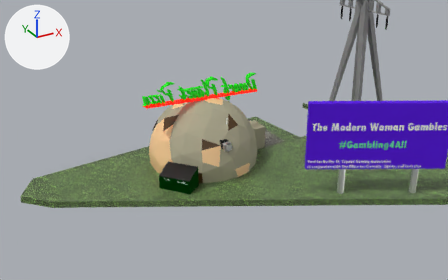
A saved change to the glTF model Gangsta Wizards/Main/BUILDINGS/Assembly/A-2/Planet Pizza.glb.
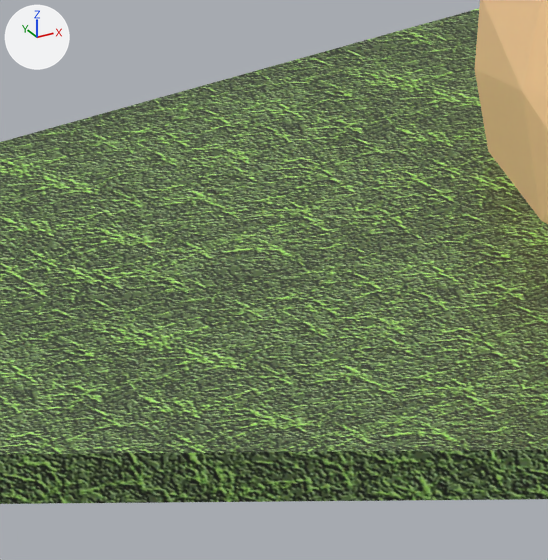
Each version appears first from a 50 mm lens placed at (-29.31, -52.05, 26.08), pointed at (-5.71, -9.13, 4.62), and next in a close-up on the part from 20% to 35% of the width and 52% to 77% of the height. Lighting does not change. The marker at upper left points along +X, +Y and +Z. The last two pictures show the newer version. Objects named as collision shapes, trigger or cutter boxes, shadow casters or lower levels of detail are left out. Where no turn or scale is listed for an object, it has been applied to the vertices.

Names of what the first close-up shows: 'Ground', 'Sphere'.
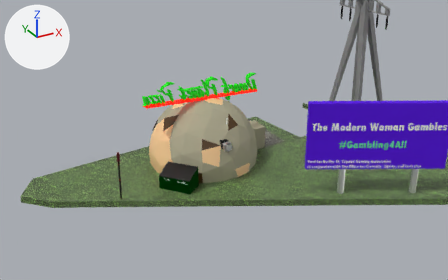
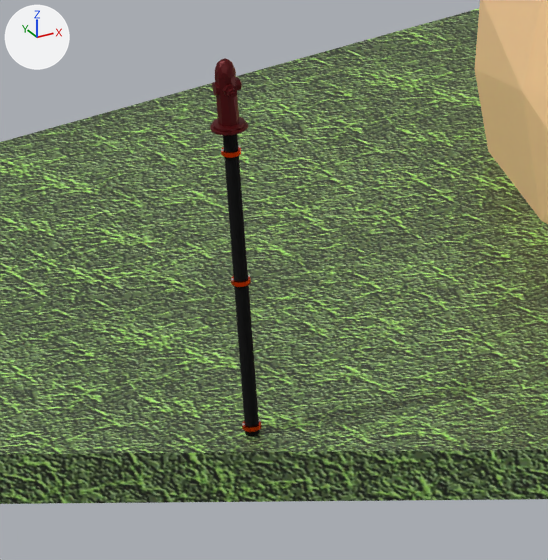
Edits to the bpy script that builds the scene:
```text
Add mat_red_fh_paint:
    mat_red_fh_paint = principled_material('Red FH Paint')
    mat_red_fh_paint.base_color = (0.0956, 0.0, 0.00167)  # dark red #570006
    mat_red_fh_paint.metallic = 0.5
Add mat_vic:
    mat_vic = principled_material('Vic')
    mat_vic.base_color = (1.0, 0.068, 0.0)  # orange #ff4a00
    mat_vic.metallic = 1.0
    mat_vic.roughness = 0.25
Add mat_black_steel:
    mat_black_steel = principled_material('Black Steel')
    mat_black_steel.base_color = (0.03, 0.03, 0.03)  # dark grey #303030
    mat_black_steel.metallic = 1.0
    mat_black_steel.roughness = 1.0
Add mat_joiner:
    mat_joiner = principled_material('Joiner')
    mat_joiner.base_color = (0.8, 0.8, 0.8)  # white #e7e7e7
    mat_joiner.metallic = 1.0
Add me_cylinder_001:
    me_cylinder_001.from_pydata(...)  # 707 vertices, 1317 faces; spans x -0.2..0.19, y -0.23..0.23, z -3.38..1.07
    # faces by material slot: [480, 408, 365, 64]
    me_cylinder_001.materials.append(mat_vic)  # orange #ff4a00
    me_cylinder_001.materials.append(mat_joiner)  # white #e7e7e7
    me_cylinder_001.materials.append(mat_red_fh_paint)  # dark red #570006
    me_cylinder_001.materials.append(mat_black_steel)  # dark grey #303030
Add ob_elevated_hydrant:
    ob_elevated_hydrant = bpy.data.objects.new('Elevated Hydrant', me_cylinder_001)
    ob_elevated_hydrant.location = (-14.16, -5.89, 2.95)
```

Pixel boxes (x1, y1, x2, y2) of what changed, in the close-ups (548 x 560 px):
'Elevated Hydrant', added
    after: (210, 58, 262, 436)
    faces in mat_black_steel (dark grey #303030): (223, 134, 260, 436)
    faces in mat_red_fh_paint (dark red #570006): (210, 58, 248, 136)
    faces in mat_vic (orange #ff4a00): (221, 147, 262, 432)
